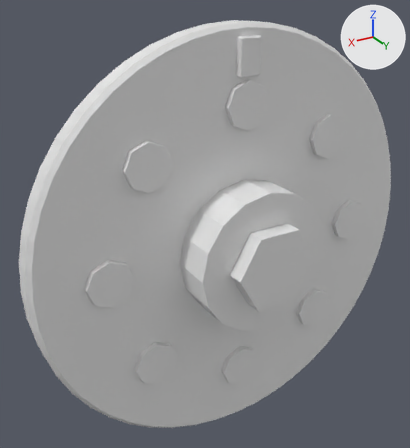
The OBJ model Assets/Resources/Models/Ricochet_M1/eject_drum.obj: old version first, new version second.
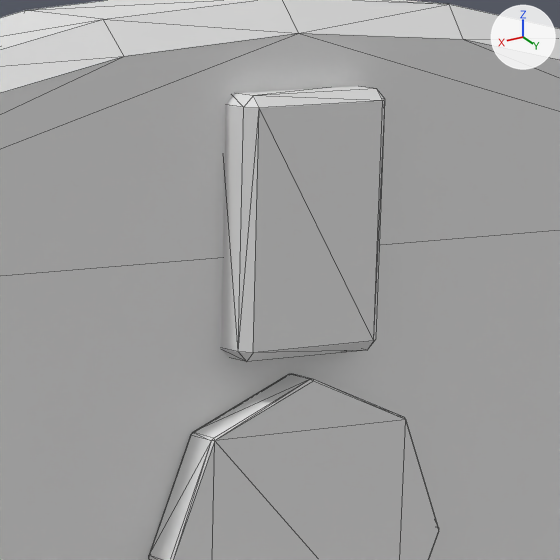
Each version is shown whole from a 50 mm camera at (0.2088, 0.6474, 0.5032) aimed at (0.0232, 0.338, 0.3485), then close up on the part from 49% to 70% of the width and 5% to 24% of the height. Lighting does not change. The marker at upper right points along +X, +Y and +Z. The last two pictures show the newer version. The close-ups show mesh edges as thin lines. Where no turn or scale is listed for an object, it has been applied to the vertices.

The older version as bpy lines, for what is in view:
```python
me_eject_drum = bpy.data.meshes.new('eject_drum')
me_eject_drum.from_pydata(...)  # 710 vertices, 1372 faces; spans x -0.15..0.15, y 0.33..0.392, z 0.18..0.48
ob_eject_drum = bpy.data.objects.new('eject_drum', me_eject_drum)
ob_eject_drum.location = (0.0, 0.0, 0.0)
```
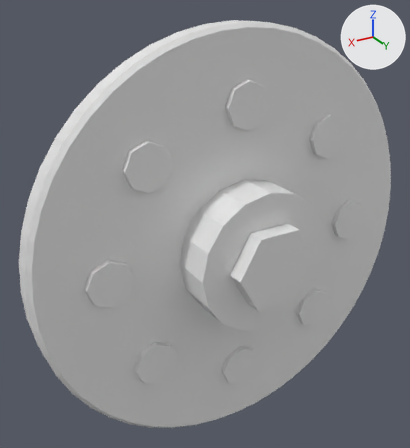
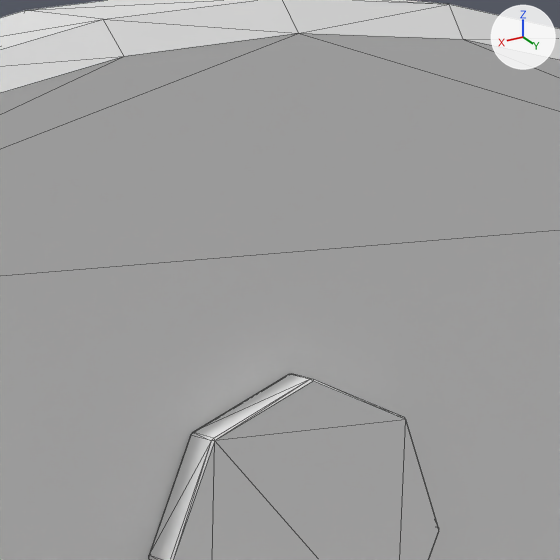
The change, as a diff of the scene's bpy script:
```diff
--- a/Assets/Resources/Models/Ricochet_M1/eject_drum.obj.py
+++ b/Assets/Resources/Models/Ricochet_M1/eject_drum.obj.py
@@ me_eject_drum @@
 # used by ob_eject_drum; location = (0.0, 0.0, 0.0)
-me_eject_drum.from_pydata(...)  # 710 vertices, 1372 faces; spans x -0.15..0.15, y 0.33..0.392, z 0.18..0.48
+me_eject_drum.from_pydata(...)  # 686 vertices, 1328 faces; spans x -0.15..0.15, y 0.33..0.392, z 0.18..0.48
+# me_eject_drum part 1: the loose piece of 24 vertices spanning x -0.008..0.008, y 0.348..0.354, z 0.448..0.472 is deleted
```

Pixel boxes [x1, y1, x2, y2] of what changed, in the close-ups (560 x 560 px):
part 1 of me_eject_drum, deleted: before [221, 86, 385, 362]
